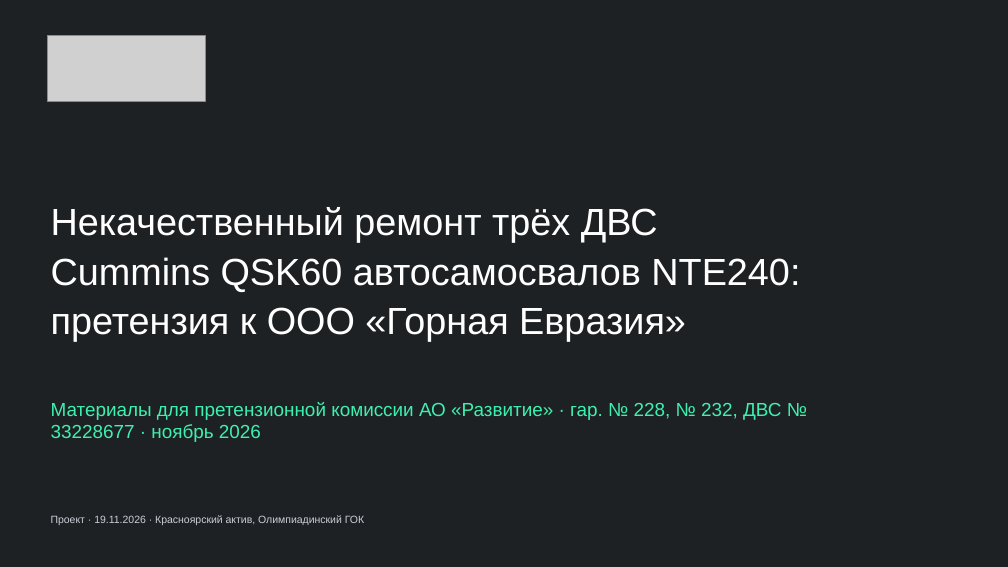
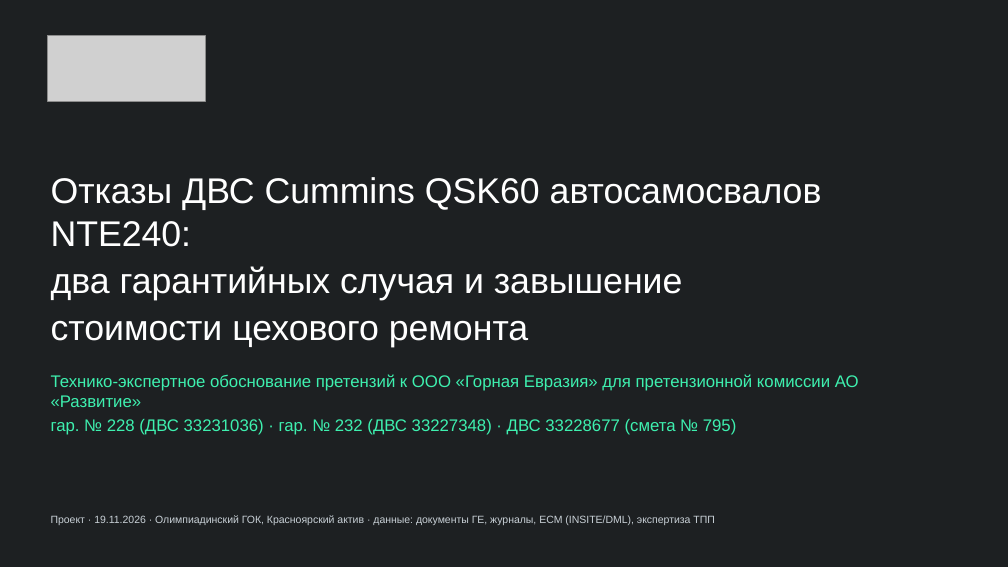
Before and after one commit to victorekuznetsov/Claim_-, a slide deck: slide 1 of Претензия ГЕ — ДВС NTE240/Презентация — претензия ГЕ по ДВС NTE240.pptx. Drawn at 1008x567 pixels with LibreOffice and Linux fonts; fonts in the diff are those of the drawing; grey boxes stand for pictures; background and template pictures are left out; a plain dark background stands for a picture behind light text. Boxes give left, top, right and bottom in pixels: in the first picture for what was removed or moved away, otherwise in the second. Text is boxed around its words. In the diff, an @@ line names an element or a change of style, - is before the commit and + after.

```diff
--- a/Претензия ГЕ — ДВС NTE240/Презентация — претензия ГЕ по ДВС NTE240.pptx
+++ b/Претензия ГЕ — ДВС NTE240/Презентация — претензия ГЕ по ДВС NTE240.pptx
@@ rectangle at <box>0,0,1008,567</box>: fill #14191D at 55% opacity to #14191D at 58% opacity @@
@@ text at <box>51,177,822,347</box>: text changed; size 36 to 34 pt @@
-Некачественный ремонт трёх ДВС
-Cummins QSK60 автосамосвалов NTE240:
-претензия к ООО «Горная Евразия»
+Отказы ДВС Cummins QSK60 автосамосвалов NTE240:
+два гарантийных случая и завышение
+стоимости цехового ремонта
@@ text at <box>51,374,859,435</box>: text changed; size 18 to 16 pt @@
-Материалы для претензионной комиссии АО «Развитие» · гар. № 228, № 232, ДВС № 33228677 · ноябрь 2026
+Технико-экспертное обоснование претензий к ООО «Горная Евразия» для претензионной комиссии АО «Развитие»
+гар. № 228 (ДВС 33231036) · гар. № 232 (ДВС 33227348) · ДВС 33228677 (смета № 795)
@@ text at <box>51,515,714,525</box>: text changed @@
-Проект · 19.11.2026 · Красноярский актив, Олимпиадинский ГОК
+Проект · 19.11.2026 · Олимпиадинский ГОК, Красноярский актив · данные: документы ГЕ, журналы, ECM (INSITE/DML), экспертиза ТПП
```
Also in this commit, not shown: 4 other slides changed, 15 slides added, 6 slides removed, 14 other files.
